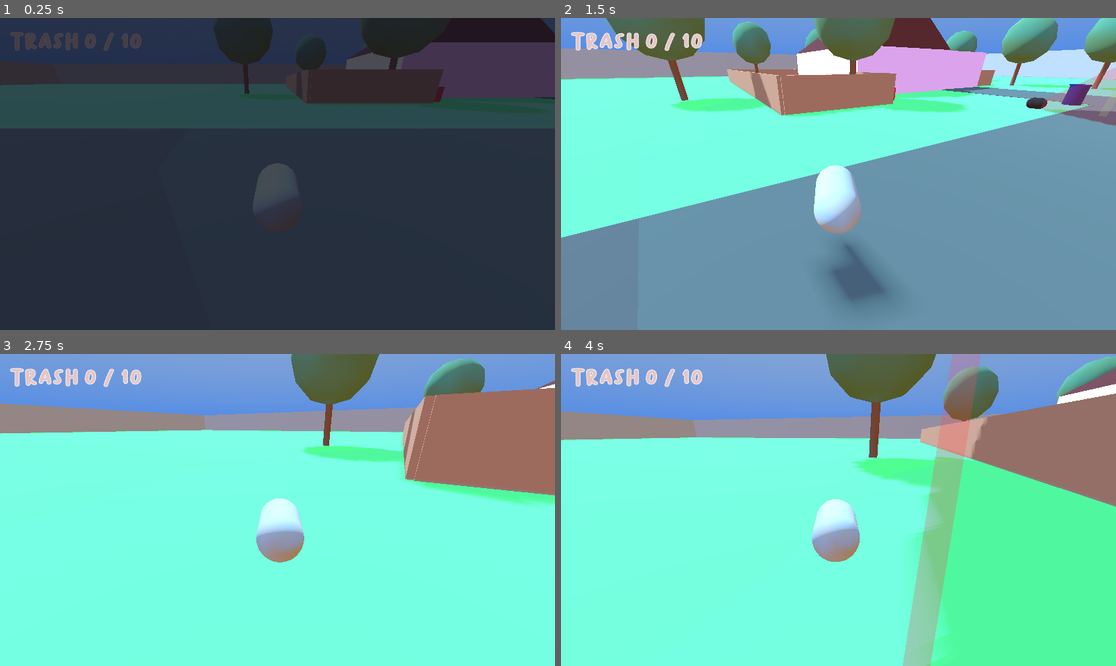
Above: before the commit, frames 1-4 (two rows, left to right).
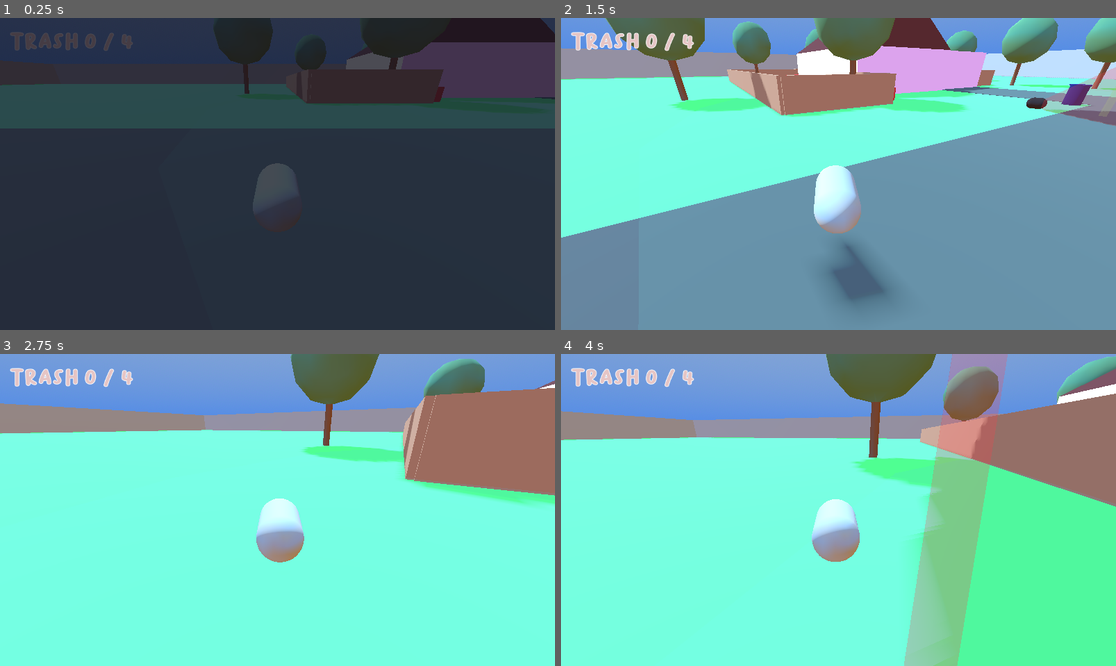
Above: after the commit, the same moments.

Repository: b0guslaw/LD58
Game: Godot game, scene res://neighborhood.tscn
Same seed, same stepped clock (60 frames per second), same inputs: the game is played once before the commit and once after it.
Inputs (mouse positions are in pixels of both pictures, inside the frame that each line leads up to):
- Up to frame 1 (0.25 s): no input
- Up to frame 2 (1.5 s): move the mouse to (832, 180) at 0.52 s; hold F (interact) 0.53-1.28 s; hold W (move_forward) from 0.53 s (still down); tap Space (jump) at 0.77 s; move the mouse to (877, 177) at 1.27 s; tap F (interact) at 1.35 s
- Up to frame 3 (2.75 s): keep holding W (move_forward); tap Space (jump) at 1.52 s; move the mouse to (233, 506) at 2.02 s; hold F (interact) from 2.03 s (still down)
- Up to frame 4 (4 s): move the mouse to (844, 510) at 2.77 s; release W (move_forward) at 2.78 s; release F (interact) at 2.78 s; hold A (move_left) 2.78-3.53 s; tap F (interact) at 2.85 s; tap Space (jump) at 3.02, 3.77 s; move the mouse to (816, 503) at 3.52 s; hold W (move_forward) from 3.53 s (still down); hold F (interact) from 3.53 s (still down)

The runs differ from the first frame. In frame 1, less than 0.1% of the frame differs, in the area x 21-26%, y 4-10%; in frame 2, 0.1%; in frame 3, 0.1%; in frame 4, 5.0%, in the area x 21-81%, y 0-100%.

Commit message:
completes barebones game loop

Diff:
--- a/interactable.tscn
+++ b/interactable.tscn
@@ -3,6 +3,7 @@
 [ext_resource type="Script" uid="uid://cqgcmmk0ybj3a" path="res://interactable.gd" id="1_wh154"]
 
 [sub_resource type="BoxShape3D" id="BoxShape3D_x3v40"]
+size = Vector3(0.5, 1, 0.5)
 
 [sub_resource type="BoxMesh" id="BoxMesh_wh154"]
 
--- a/neighborhood.gd
+++ b/neighborhood.gd
@@ -6,15 +6,24 @@
 
 func _ready():
 	ScreenFade.instant_fill()
+	TrashUi.set_up_trash_ui()
 	await get_tree().process_frame
 	ScreenFade.fade_in()
 
 	if player:
 		player.player_died.connect(_on_player_died)
+	TrashUi.all_garbage_collected.connect(_on_game_won)
 
 func _on_player_died():
-	var tree = get_tree()
-	await tree.create_timer(reset_wait_time).timeout
+	print("oof") # set up "game won" or "game over" ui
+	await get_tree().create_timer(reset_wait_time).timeout
 	ScreenFade.fade_out()
 	await ScreenFade.fade_out_complete
-	tree.reload_current_scene()
+	get_tree().reload_current_scene()
+
+func _on_game_won():
+	print("yay") # set up "game won" or "game over" ui
+	await get_tree().create_timer(reset_wait_time).timeout
+	ScreenFade.fade_out()
+	await ScreenFade.fade_out_complete
+	get_tree().reload_current_scene()
--- a/neighborhood.tscn
+++ b/neighborhood.tscn
@@ -128,20 +128,22 @@
 metadata/_edit_lock_ = true
 
 [node name="TrashCan" type="CSGCombiner3D" parent="CSGCombiner3D/House1"]
-transform = Transform3D(-1, 0, -8.742278e-08, 0, 1, 0, 8.742278e-08, 0, -1, 21.000002, 0, 21.999998)
+transform = Transform3D(-1, 0, -8.742278e-08, 0, 1, 0, 8.742278e-08, 0, -1, 6.5148783, 0, -0.7282562)
 
 [node name="CSGCylinder3D2" type="CSGCylinder3D" parent="CSGCombiner3D/House1/TrashCan"]
-transform = Transform3D(1, 0, 0, 0, 1, 0, 0, 0, 1, 14.301548, 1.2797323, 22.637045)
+transform = Transform3D(1, 0, 0, 0, 1, 0, 0, 0, 1, 0, 1.2797323, 0)
 radius = 0.55566406
 height = 0.08630371
 sides = 12
 material = SubResource("StandardMaterial3D_x5m6a")
 
 [node name="CSGCylinder3D" type="CSGCylinder3D" parent="CSGCombiner3D/House1/TrashCan"]
-transform = Transform3D(1, 0, 0, 0, 1, 0, 0, 0, 1, 14.301548, 0.62759674, 22.637045)
+transform = Transform3D(1, 0, 0, 0, 1, 0, 0, 0, 1, 0, 0.62759674, 0)
 height = 1.25
 sides = 12
 material = SubResource("StandardMaterial3D_x5m6a")
+
+[node name="Interactable" parent="CSGCombiner3D/House1/TrashCan" instance=ExtResource("3_bhmmv")]
 
 [node name="CSGBox3D9" type="CSGBox3D" parent="CSGCombiner3D/House1"]
 transform = Transform3D(0.92644984, 0, 0.3764183, 0, 1, 0, -0.3764183, 0, 0.92644984, -15.272535, 0.510486, 0.24261665)
@@ -219,20 +221,22 @@
 metadata/_edit_lock_ = true
 
 [node name="TrashCan" type="CSGCombiner3D" parent="CSGCombiner3D/House2"]
-transform = Transform3D(-1, 0, -8.742278e-08, 0, 1, 0, 8.742278e-08, 0, -1, 21.000002, 0, 21.999998)
+transform = Transform3D(-1, 0, -8.742278e-08, 0, 1, 0, 8.742278e-08, 0, -1, 6.6585636, 0, -0.55016136)
 
 [node name="CSGCylinder3D2" type="CSGCylinder3D" parent="CSGCombiner3D/House2/TrashCan"]
-transform = Transform3D(1, 0, 0, 0, 1, 0, 0, 0, 1, 14.301548, 1.2797323, 22.637045)
+transform = Transform3D(1, 0, 0, 0, 1, 0, 0, 0, 1, 0, 1.2797323, 0)
 radius = 0.55566406
 height = 0.08630371
 sides = 12
 material = SubResource("StandardMaterial3D_x5m6a")
 
 [node name="CSGCylinder3D" type="CSGCylinder3D" parent="CSGCombiner3D/House2/TrashCan"]
-transform = Transform3D(1, 0, 0, 0, 1, 0, 0, 0, 1, 14.301548, 0.62759674, 22.637045)
+transform = Transform3D(1, 0, 0, 0, 1, 0, 0, 0, 1, 0, 0.62759674, 0)
 height = 1.25
 sides = 12
 material = SubResource("StandardMaterial3D_x5m6a")
+
+[node name="Interactable" parent="CSGCombiner3D/House2/TrashCan" instance=ExtResource("3_bhmmv")]
 
 [node name="box" type="CSGBox3D" parent="CSGCombiner3D/House2"]
 transform = Transform3D(0.988594, 0, 0.15060519, 0, 1, 0, -0.15060519, 0, 0.988594, -5.065935, 0.46542215, 10.376234)
@@ -601,6 +605,8 @@
 height = 1.25
 sides = 12
 material = SubResource("StandardMaterial3D_x5m6a")
+
+[node name="Interactable" parent="CSGCombiner3D/TrashCan" instance=ExtResource("3_bhmmv")]
 
 [node name="TrashCan2" type="CSGCombiner3D" parent="CSGCombiner3D"]
 transform = Transform3D(-1, 0, -8.742278e-08, 0, 1, 0, 8.742278e-08, 0, -1, 20.99704, 0, -5.3300686)
@@ -639,4 +645,4 @@
 transform = Transform3D(1, 0, 0, 0, 1, 0, 0, 0, 1, 0, 0.12641048, 0)
 
 [node name="Doggo" parent="." instance=ExtResource("2_ra0do")]
-transform = Transform3D(1, 0, 0, 0, 1, 0, 0, 0, 1, 16.399849, -0.077050924, -8.90213)
+transform = Transform3D(1, 0, 0, 0, 1, 0, 0, 0, 1, 16.406372, -0.077050924, -8.903866)
--- a/trash_ui.gd
+++ b/trash_ui.gd
@@ -1,11 +1,19 @@
 extends CanvasLayer
+
+signal all_garbage_collected
 
 @onready var trash_counter: Label = $TrashCounter
 
-var trash_total: int = 10 # TODO, make this dynamic based on trash in scene
+var trash_total: int = 0 # this is dynamically updated to count all garbage
 
 func _ready():
-	update_trash_ui(0)
+	set_up_trash_ui()
 
 func update_trash_ui(trash_number: int):
 	trash_counter.text = "Trash %d / %d" % [trash_number, trash_total]
+	if trash_number == trash_total:
+		all_garbage_collected.emit()
+
+func set_up_trash_ui():
+	trash_total = get_tree().get_nodes_in_group("interactables").size()
+	update_trash_ui(0)
